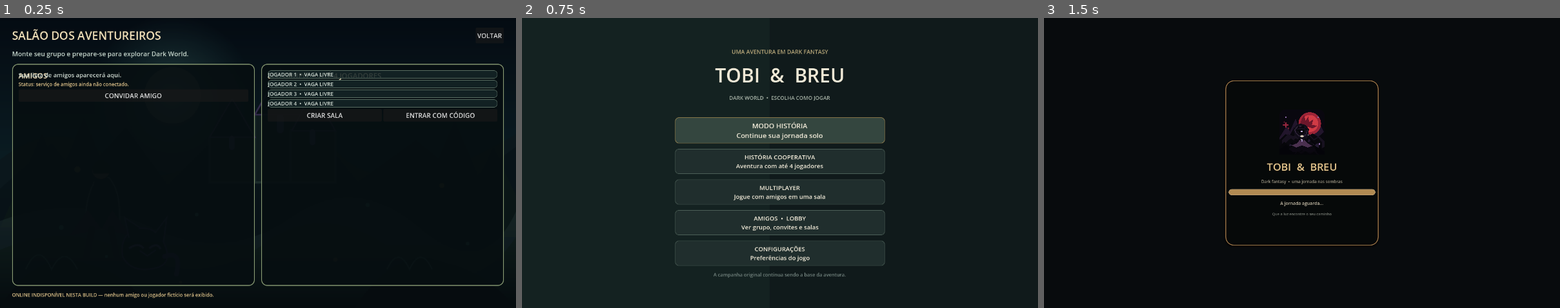
Above: before the commit, frames 1-3 (left to right).
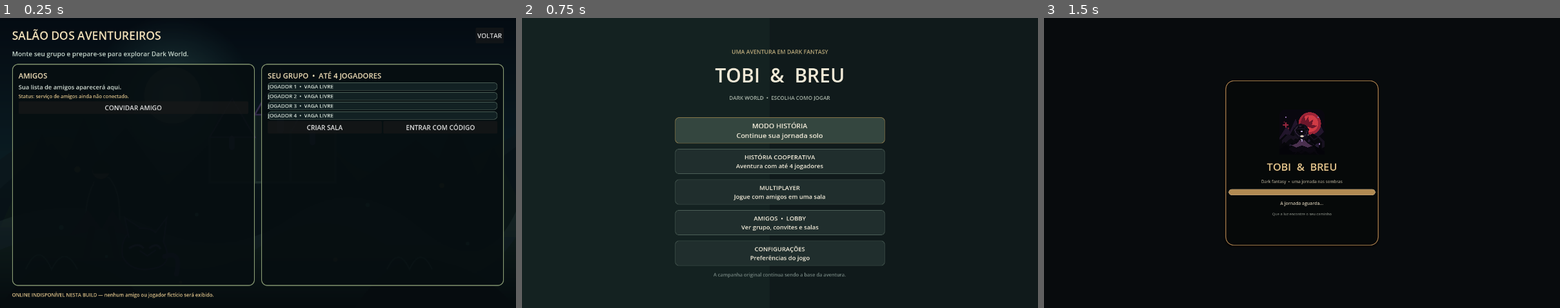
Above: after the commit, the same moments.

Repository: REALMLIFE-design/dark-fantasia-tobi-e-breu-
Game: Godot game, scene res://scenes/friends_lobby.tscn
The game is run twice, just before and just after one commit, with the same random seed, the same clock (stepped at 60 frames per second) and the same inputs. This scene is started directly instead of the project's main scene.
Inputs:
- Up to frame 1 (0.25 s): no input
- Up to frame 2 (0.75 s): click "VOLTAR" at 0.5 s
- Up to frame 3 (1.5 s): click "MODO HISTÓRIA Continue sua jo…" at 1.25 s

The runs differ from the first frame. In frame 1, 3.6% of the frame differs, in the area x 3-97%, y 18-39%; in frame 2, nothing differs; in frame 3, nothing differs.

Commit message:
Fix lobby panel content containers

Diff:
--- a/scripts/friends_lobby.gd
+++ b/scripts/friends_lobby.gd
@@ -54,8 +54,7 @@
 	friends.size_flags_horizontal = Control.SIZE_EXPAND_FILL
 	friends.size_flags_vertical = Control.SIZE_EXPAND_FILL
 	columns.add_child(friends)
-	var friend_stack := VBoxContainer.new()
-	friends.add_child(friend_stack)
+	var friend_stack := friends.get_child(0) as VBoxContainer
 	friend_stack.add_child(_label("Sua lista de amigos aparecerá aqui.", 15))
 	friend_stack.add_child(_label("Status: serviço de amigos ainda não conectado.", 12, Color("e2c58c")))
 	var invite := Button.new()
@@ -66,8 +65,7 @@
 	party.size_flags_horizontal = Control.SIZE_EXPAND_FILL
 	party.size_flags_vertical = Control.SIZE_EXPAND_FILL
 	columns.add_child(party)
-	var party_stack := VBoxContainer.new()
-	party.add_child(party_stack)
+	var party_stack := party.get_child(0) as VBoxContainer
 	for i in range(MAX_PLAYERS):
 		var slot := PanelContainer.new()
 		var slot_style := StyleBoxFlat.new()
